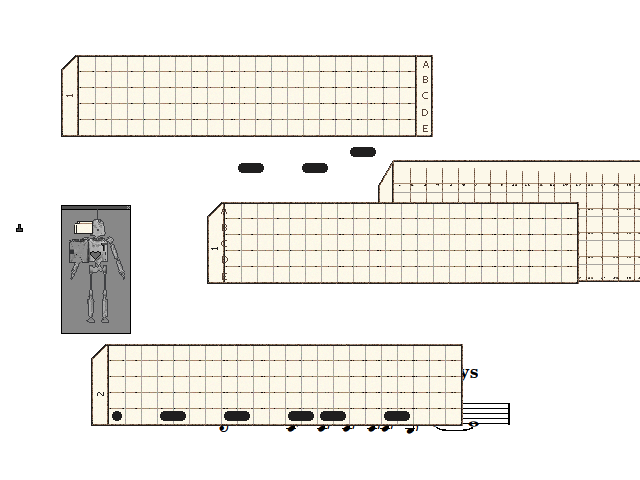
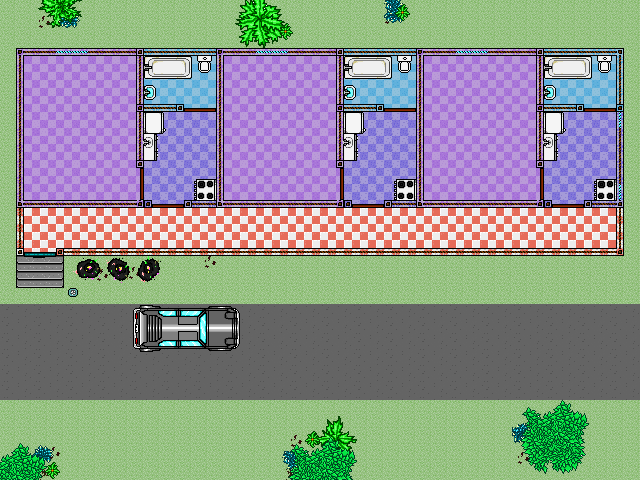
The second (640, 480) image is a revision of the first. Changes to its layers:
removed group "Group 2" (2 layers) over bbox(91, 344, 463, 426)
removed layer "Layer 5 copy 2" from group "Group 2" over bbox(91, 344, 463, 426)
added layer "Layer 18" above "Layer 19 copy 3" over bbox(235, 0, 286, 48)
added layer "Layer 11 copy 3" above "Layer 11" over bbox(288, 437, 357, 480)
moved "Layer 11" above "Layer 16 copy 4", painted on it over bbox(238, 147, 589, 474)
removed group "Group 3 copy" (7 layers) over bbox(207, 202, 579, 284)
painted on "Layer 10" over bbox(133, 305, 510, 434)
added layer "Group 6 copy 3" above "Group 6 copy 2" over bbox(416, 48, 624, 208)
added layer "Group 6 copy 2" above "Layer 6" over bbox(216, 48, 424, 208)
removed layer "Layer 59 copy" over bbox(70, 209, 125, 323)
removed layer "Layer 39 copy 7" over bbox(61, 205, 131, 334)
removed layer "Layer 1" over bbox(378, 160, 640, 282)
removed layer "Background" over bbox(0, 0, 640, 480)
painted on "Layer 5 copy" over bbox(16, 221, 91, 288)
moved "Layer 5" out of group "Group 3 copy", painted on it over bbox(16, 202, 579, 284)
removed group "Group 3" (7 layers) over bbox(61, 55, 433, 137)
removed layer "Layer 5" (2nd of 2, in "Group 3") from group "Group 3" over bbox(61, 55, 433, 137)
added layer "Group 6 copy" above "Layer 2 copy 3" over bbox(16, 48, 224, 208)
added layer "Layer 2 copy 8" above "Layer 2 copy 7" over bbox(400, 208, 592, 256)
added layer "Layer 2 copy 7" above "Layer 2 copy 6" over bbox(208, 208, 400, 256)
added layer "Layer 2 copy 6" above "Layer 9 copy 15" over bbox(16, 208, 208, 256)
painted on "Layer 9" over bbox(16, 251, 101, 320)
added layer "Layer 17" above "Layer 16 copy 5" over bbox(312, 416, 357, 463)
added layer "Layer 0" over bbox(0, 0, 640, 480)
…and 196 more changes (178 added, 1 painted, 17 removed, 1 stack)
